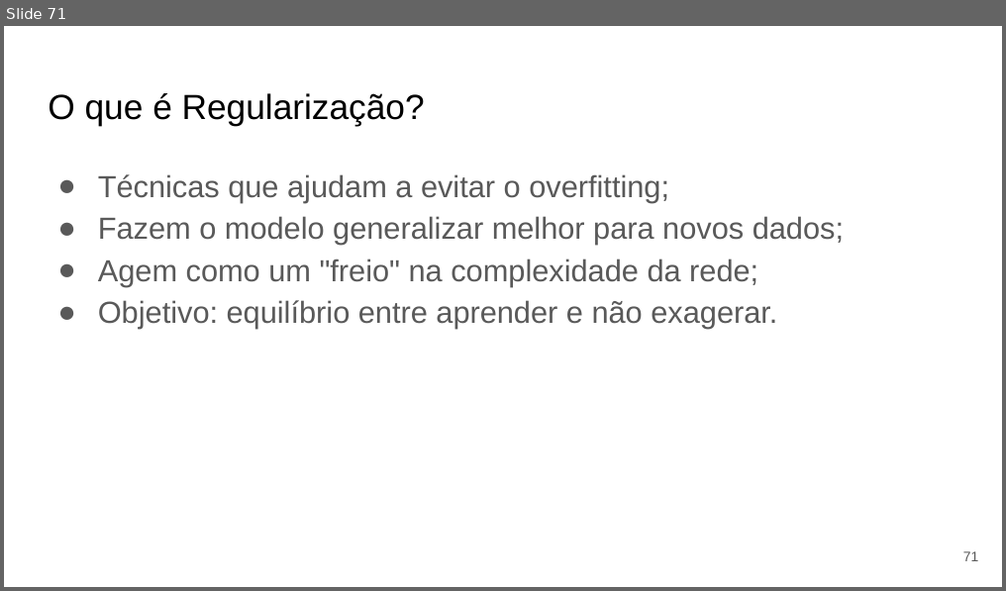
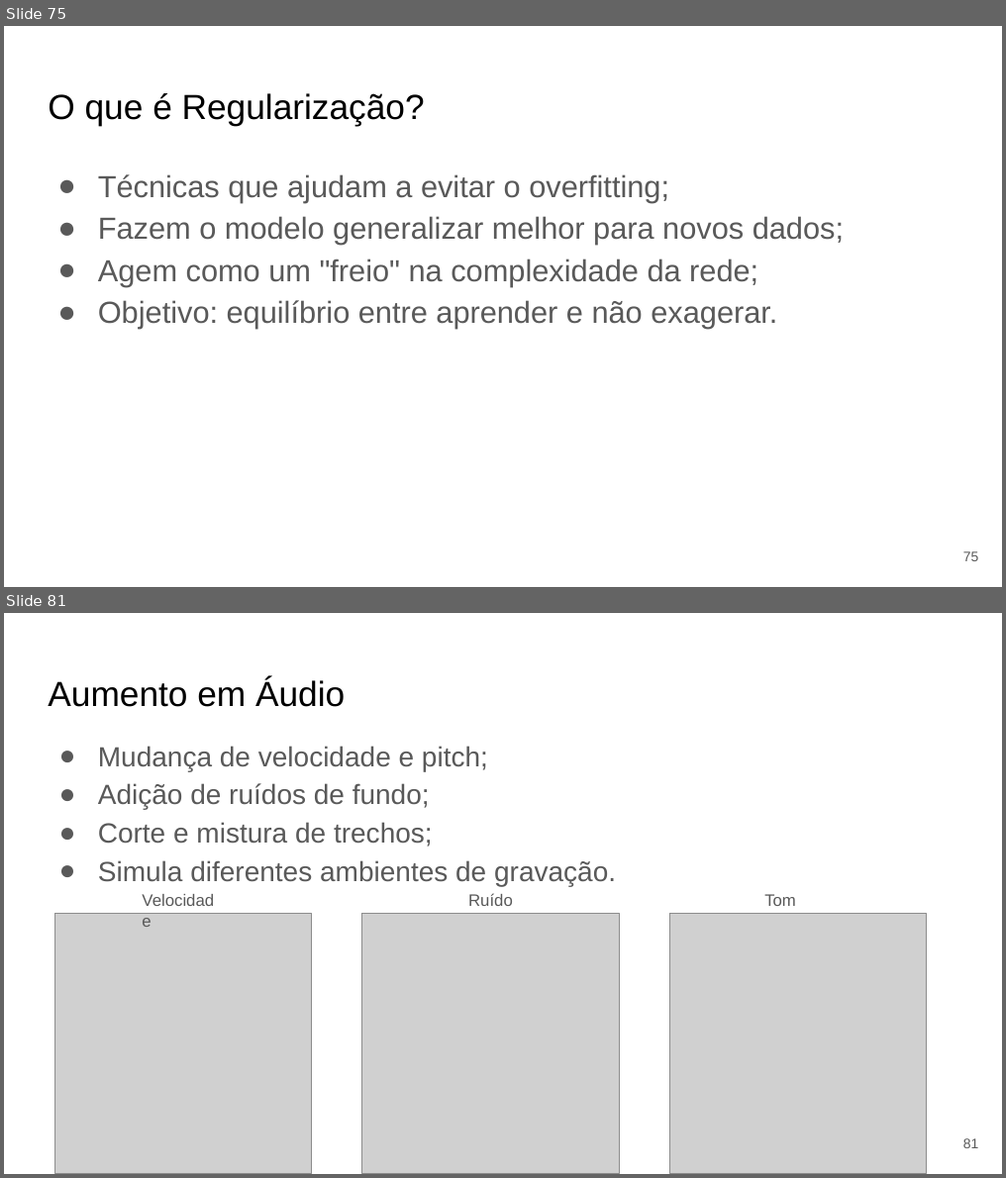
Before and after one commit to Redes-Neurais-2025-1/G5_DescidasGradiente_Fitting_Regularizacao, a slide deck: documentos/apresentacao.pptx. Shown one above the other, each under a label of ours: slide 71 before the commit, slides 75 and 81 after it; the slides between them are not shown. The pictures are 1006x591 and 1006x1178 pixels, drawn with LibreOffice and Linux fonts; fonts in the diff are those of the drawing; grey boxes stand for pictures. Boxes give left, top, right and bottom in pixels: in the first picture for what was removed or moved away, otherwise in the second. Text is boxed around its words. In the diff, an @@ line names an element or a change of style, - is before the commit and + after.

```diff
--- a/documentos/apresentacao.pptx
+++ b/documentos/apresentacao.pptx
@@ slide 81 added at [4, 613, 1002, 1174], background #FFFFFF @@
@@ title added at [48, 677, 345, 707], 25.2 pt, text #000000 @@
+Aumento em Áudio
@@ text added at [98, 746, 616, 886], 20 pt, text #595959 @@
+● Mudança de velocidade e pitch;
+● Adição de ruídos de fundo;
+● Corte e mistura de trechos;
+● Simula diferentes ambientes de gravação.
@@ text added at [258, 746, 391, 767], 12 pt, text #595959 @@
+Velocidade
@@ text added at [468, 893, 513, 906], 12 pt, text #595959 @@
+Ruído
@@ text added at [764, 894, 796, 906], 12 pt, text #595959 @@
+Tom
@@ picture added at [54, 913, 311, 1173] @@
@@ picture added at [362, 913, 619, 1173] @@
@@ picture added at [669, 913, 926, 1173] @@
@@ page number added at [963, 1139, 979, 1149], 10 pt, text #595959 @@
+81
@@ what was slide 71 is now slide 75 @@
@@ page number at [963, 552, 979, 562]: text changed @@
-71
+75
```
Also in this commit, not shown: 24 slides changed, 13 other slides added, 4 slides removed, 1 other file.
